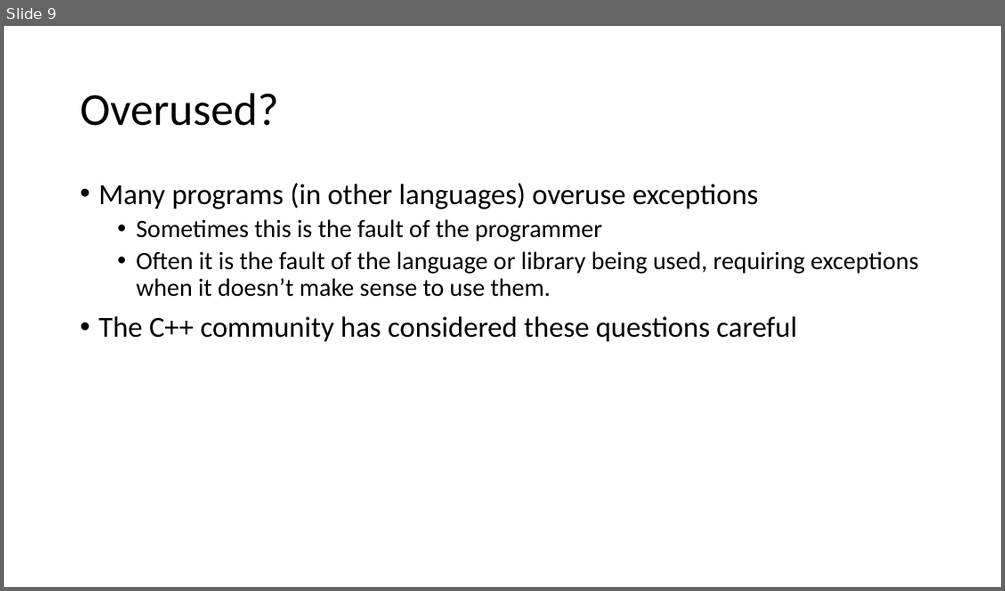
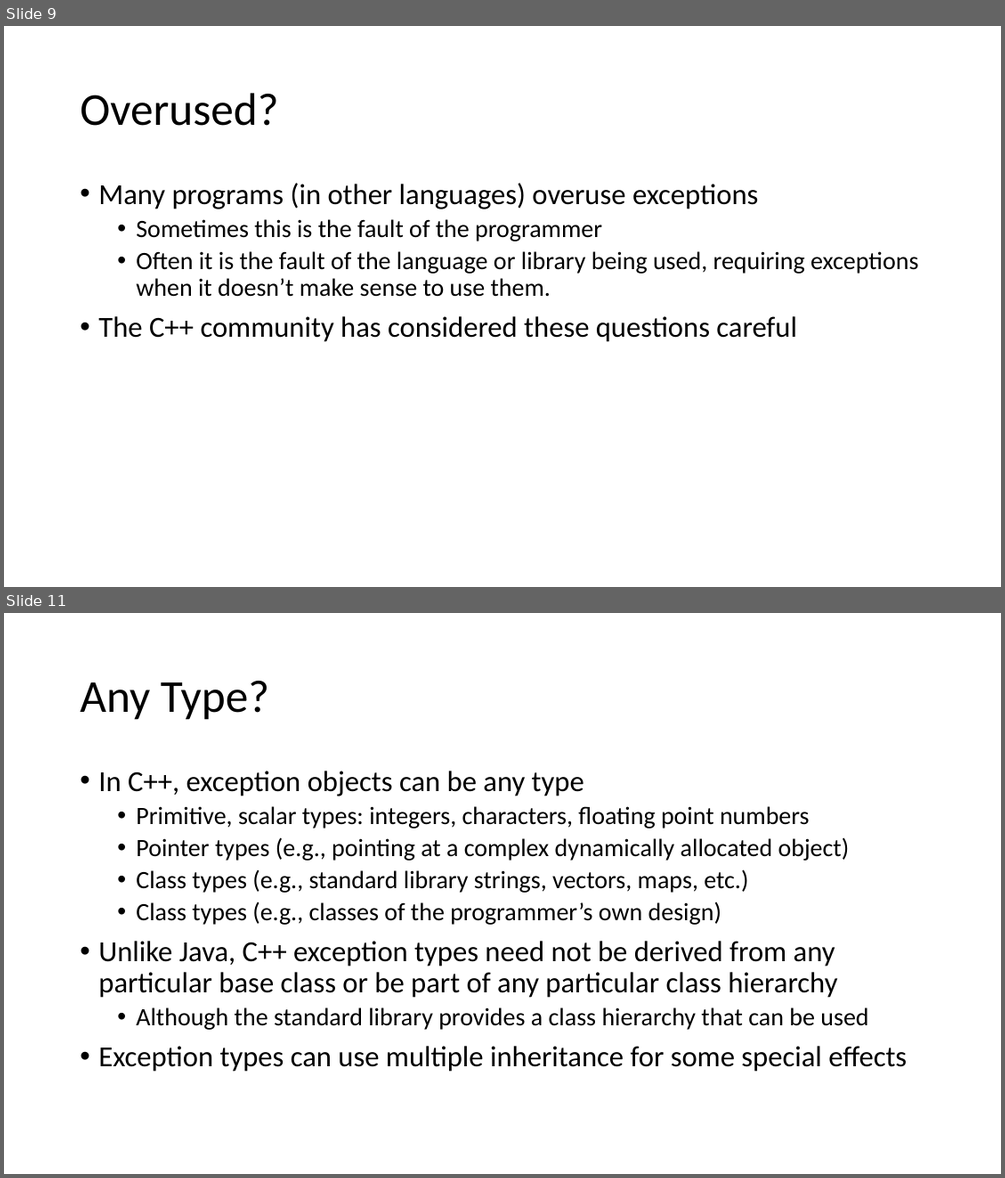
Before and after one commit to pchapin/cpp, a slide deck: Presentations/Exceptions.pptx. Shown one above the other, each under a label of ours: slide 9 before the commit, slides 9 and 11 after it; the slides between them are not shown. The pictures are 1005x591 and 1005x1178 pixels, drawn with LibreOffice and Linux fonts; fonts in the diff are those of the drawing. Boxes give left, top, right and bottom in pixels: in the first picture for what was removed or moved away, otherwise in the second. Text is boxed around its words. In the diff, an @@ line names an element or a change of style, - is before the commit and + after.

Commit message:
Updates to the exceptions presentation.

```diff
--- a/Presentations/Exceptions.pptx
+++ b/Presentations/Exceptions.pptx
@@ slide 11 added at [4, 613, 1001, 1174], background #FFFFFF @@
@@ title added at [80, 681, 269, 720], 44 pt, text #000000 @@
+Any Type?
@@ text added at [98, 771, 906, 1071], 24 pt, text #000000 @@
+• In C++, exception objects can be any type
+  • Primitive, scalar types: integers, characters, floating point numbers
+  • Pointer types (e.g., pointing at a complex dynamically allocated object)
+  • Class types (e.g., standard library strings, vectors, maps, etc.)
+  • Class types (e.g., classes of the programmer’s own design)
+• Unlike Java, C++ exception types need not be derived from any particular base class or be part of any particular class hierarchy
+  • Although the standard library provides a class hierarchy that can be used
+• Exception types can use multiple inheritance for some special effects
```
Also in this commit, not shown: 1 slide changed, 16 other slides added.
